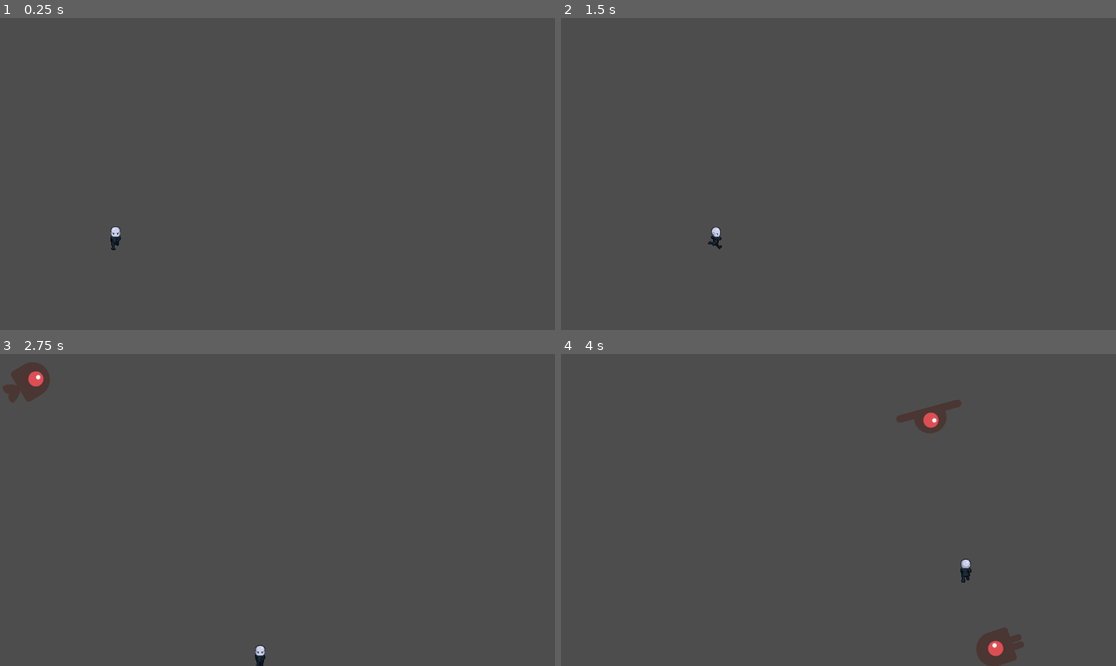
Above: before the commit, frames 1-4 (two rows, left to right).
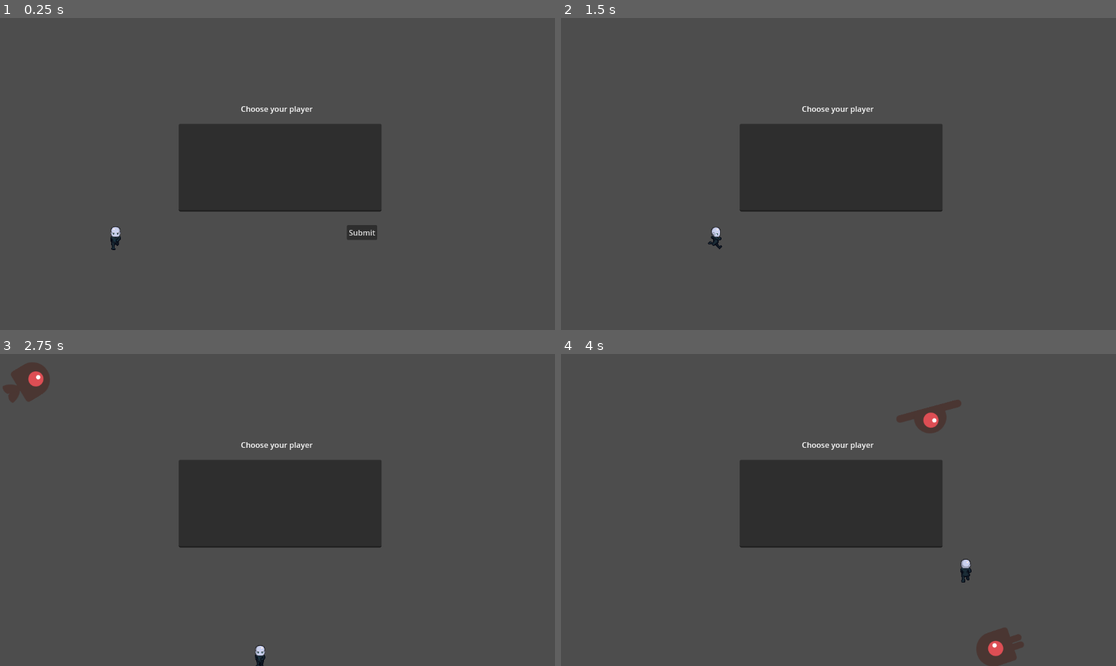
Above: after the commit, the same moments.

Repository: lucas-tremaroli/nordic-gamejam
Game: Godot game, scene res://main.tscn
The game is run twice, just before and just after one commit, with the same random seed, the same clock (stepped at 60 frames per second) and the same inputs. This scene is started directly instead of the project's main scene.
Inputs (mouse positions are in pixels of both pictures, inside the frame that each line leads up to):
- Up to frame 1 (0.25 s): no input
- Up to frame 2 (1.5 s): click (921, 233) at 0.5 s, where only the run after the commit has a clickable "Submit"; tap Enter (ui_accept) at 1.25, 1.35 s; hold Right (move_right) from 1.28 s (still down)
- Up to frame 3 (2.75 s): tap Enter (ui_accept) at 1.52, 1.82, 2.1, 2.27, 2.57 s; release Right (move_right) at 2.03 s; hold Down (move_down) from 2.03 s (still down)
- Up to frame 4 (4 s): release Down (move_down) at 2.78 s; hold Right (move_right) 2.78-3.53 s; tap Enter (ui_accept) at 2.85, 3.6, 3.77 s; hold Up (move_up) from 3.53 s (still down)

The runs differ from the first frame. In frame 1, 11% of the frame differs, in the area x 32-69%, y 28-72%; in frame 2, 10%; in frame 3, 10%; in frame 4, 10%.

Commit message:
LM querying

Diff:
--- a/hud.gd
+++ b/hud.gd
@@ -1,9 +1,32 @@
 extends CanvasLayer
 
+var model_thread: Thread
+var character_data = null
+
+signal character_update(character_data)
+
+func _ready() -> void:
+	model_thread = Thread.new()
+
+func query_model(prompt):
+	var response = []
+	OS.execute("python_scripts/venv/bin/python", ["python_scripts/model_query.py", prompt], response)
+	var body = response[0]
+
+	print(body)
+	character_data = JSON.parse_string(body)
 
 func _on_submit_button_pressed() -> void:
-	$PromptHud.visible = false
-	$CharacterHud.visible = true
+	model_thread.start(query_model.bind($PromptHud/PromptTextEdit.text))
+	$PromptHud/SubmitButton.hide()
 
-	$CharacterHud/Name.text = "Crocodilo"
-	$CharacterHud/Description.text = "."
+func _process(delta: float) -> void:
+	if character_data != null:
+		$PromptHud.visible = false
+		$CharacterHud.visible = true
+
+		$CharacterHud/Name.text = character_data["name"]
+		$CharacterHud/Description.text = character_data["description"]
+
+		character_update.emit(character_data)
+		character_data = null
--- a/main.tscn
+++ b/main.tscn
@@ -1,8 +1,9 @@
-[gd_scene load_steps=5 format=3 uid="uid://cafjlfomcp5no"]
+[gd_scene load_steps=6 format=3 uid="uid://cwm8wxluky0rr"]
 
 [ext_resource type="Script" uid="uid://dspfvca3i7dcv" path="res://main.gd" id="1_0xm2m"]
-[ext_resource type="PackedScene" uid="uid://cv16818p7lrvj" path="res://mob.tscn" id="2_1bvp3"]
+[ext_resource type="PackedScene" path="res://mob.tscn" id="2_1bvp3"]
 [ext_resource type="PackedScene" uid="uid://djruh1vmbe7cj" path="res://player.tscn" id="2_h2yge"]
+[ext_resource type="PackedScene" uid="uid://dlgucxndpreba" path="res://hud.tscn" id="4_1bvp3"]
 
 [sub_resource type="Curve2D" id="Curve2D_1bvp3"]
 _data = {
@@ -35,7 +36,10 @@
 position = Vector2(24, 32)
 rotation = 0.00724625
 
+[node name="Hud" parent="." instance=ExtResource("4_1bvp3")]
+
 [connection signal="hit" from="Player" to="." method="game_over"]
 [connection signal="timeout" from="MobTimer" to="." method="_on_mob_timer_timeout"]
 [connection signal="timeout" from="ScoreTimer" to="." method="_on_score_timer_timeout"]
 [connection signal="timeout" from="StartTimer" to="." method="_on_start_timer_timeout"]
+[connection signal="character_update" from="Hud" to="Player" method="_on_hud_character_update"]
--- a/player.gd
+++ b/player.gd
@@ -5,20 +5,11 @@
 var screen_size # Size of the game window.
 var player_size
 
-func query_model():
-	var response = []
-	OS.execute("python_scripts/venv/bin/python", ["python_scripts/model_query.py", "A character that jumps high"], response)
-	print(response[0])
-
 func _ready():
 	screen_size = get_viewport_rect().size
 	player_size = $CollisionShape2D.shape.get_rect().size
-	# hide()
 
 func _process(delta):
-	if Input.is_action_just_pressed("ui_accept"):
-		query_model()
-
 	var velocity = Vector2.ZERO # The player's movement vector.
 	if Input.is_action_pressed("move_right"):
 		velocity.x += 1
@@ -58,3 +49,7 @@
 	position = pos
 	show()
 	$CollisionShape2D.disabled = false
+
+
+func _on_hud_character_update(character_data) -> void:
+	speed = 40 * character_data["abilities"]["movement_speed"]
--- a/project.godot
+++ b/project.godot
@@ -11,7 +11,7 @@
 [application]
 
 config/name="nordic-gamejam"
-run/main_scene="uid://cods88ny8eqna"
+run/main_scene="uid://cwm8wxluky0rr"
 config/features=PackedStringArray("4.4", "Forward Plus")
 config/icon="res://icon.svg"
 
Not shown: 1 places in hud.tscn that only renumber resources
Not shown, changed: python_scripts/model_query.py
